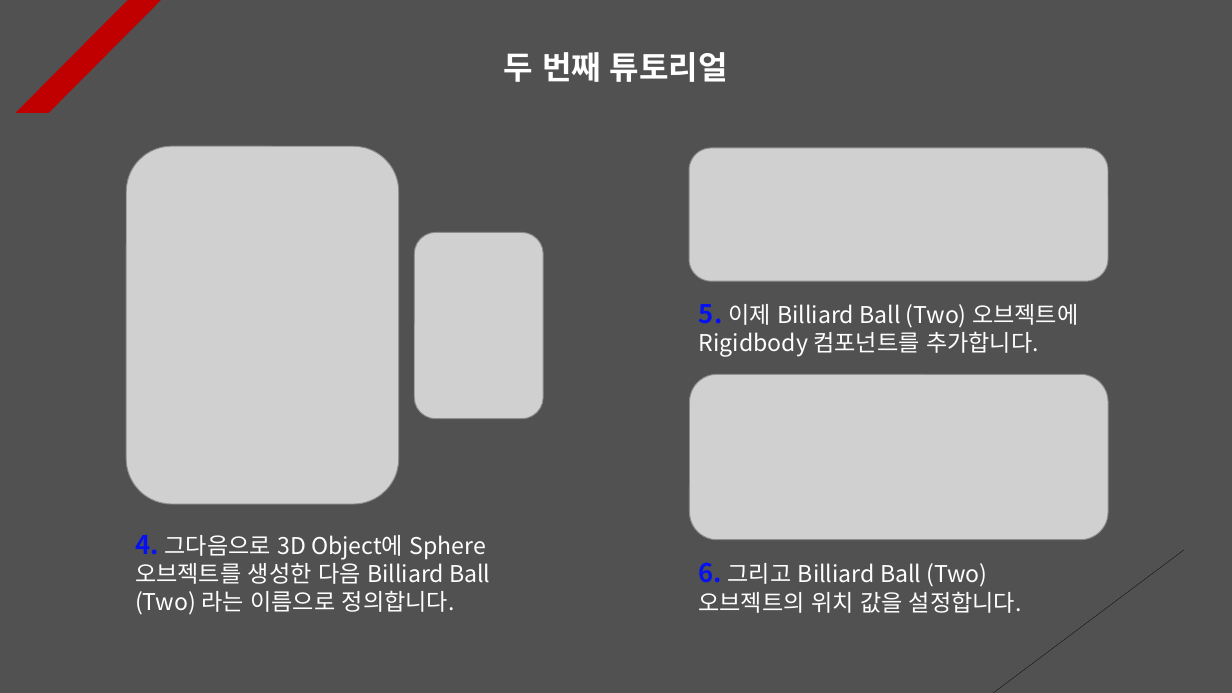
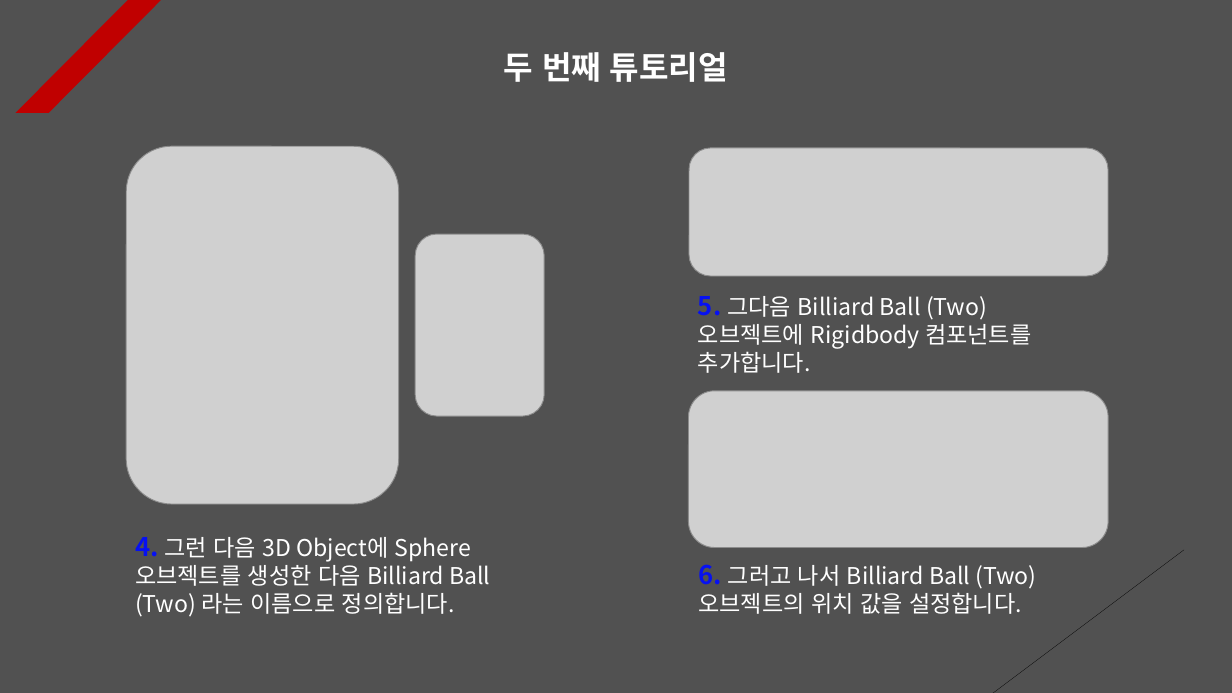
Before and after one commit to Unity2033/3D-UnityEngine, a slide deck: slide 2 of Assets/Physics/PPT Data/Physics Example.pptx. Drawn at 1232x693 pixels with LibreOffice and Linux fonts; fonts in the diff are those of the drawing; grey boxes stand for pictures. Boxes give left, top, right and bottom in pixels: in the first picture for what was removed or moved away, otherwise in the second. Text is boxed around its words. In the diff, an @@ line names an element or a change of style, - is before the commit and + after.

```diff
--- a/Assets/Physics/PPT Data/Physics Example.pptx
+++ b/Assets/Physics/PPT Data/Physics Example.pptx
@@ picture: place and size @@
-picture at bbox=[689, 148, 1108, 281]
+picture at bbox=[689, 148, 1108, 276]
@@ picture: place and size @@
-picture at bbox=[414, 233, 543, 420]
+picture at bbox=[415, 234, 544, 416]
@@ text at bbox=[698, 296, 1031, 373]: text changed @@
-5. 이제 Billiard Ball (Two) 오브젝트에 Rigidbody 컴포넌트를 추가합니다.
+5. 그다음 Billiard Ball (Two) 오브젝트에 Rigidbody 컴포넌트를 추가합니다.
@@ picture: place and size @@
-picture at bbox=[689, 374, 1108, 540]
+picture at bbox=[689, 391, 1108, 548]
@@ text at bbox=[135, 537, 490, 617]: text changed @@
-4. 그다음으로 3D Object에 Sphere 오브젝트를 생성한 다음 Billiard Ball (Two) 라는 이름으로 정의합니다.
+4. 그런 다음 3D Object에 Sphere 오브젝트를 생성한 다음 Billiard Ball (Two) 라는 이름으로 정의합니다.
@@ text at bbox=[698, 564, 1037, 614]: text changed @@
-6. 그리고 Billiard Ball (Two) 오브젝트의 위치 값을 설정합니다.
+6. 그러고 나서 Billiard Ball (Two) 오브젝트의 위치 값을 설정합니다.
```
Also in this commit, not shown: 5 other slides changed, 14 other files.
